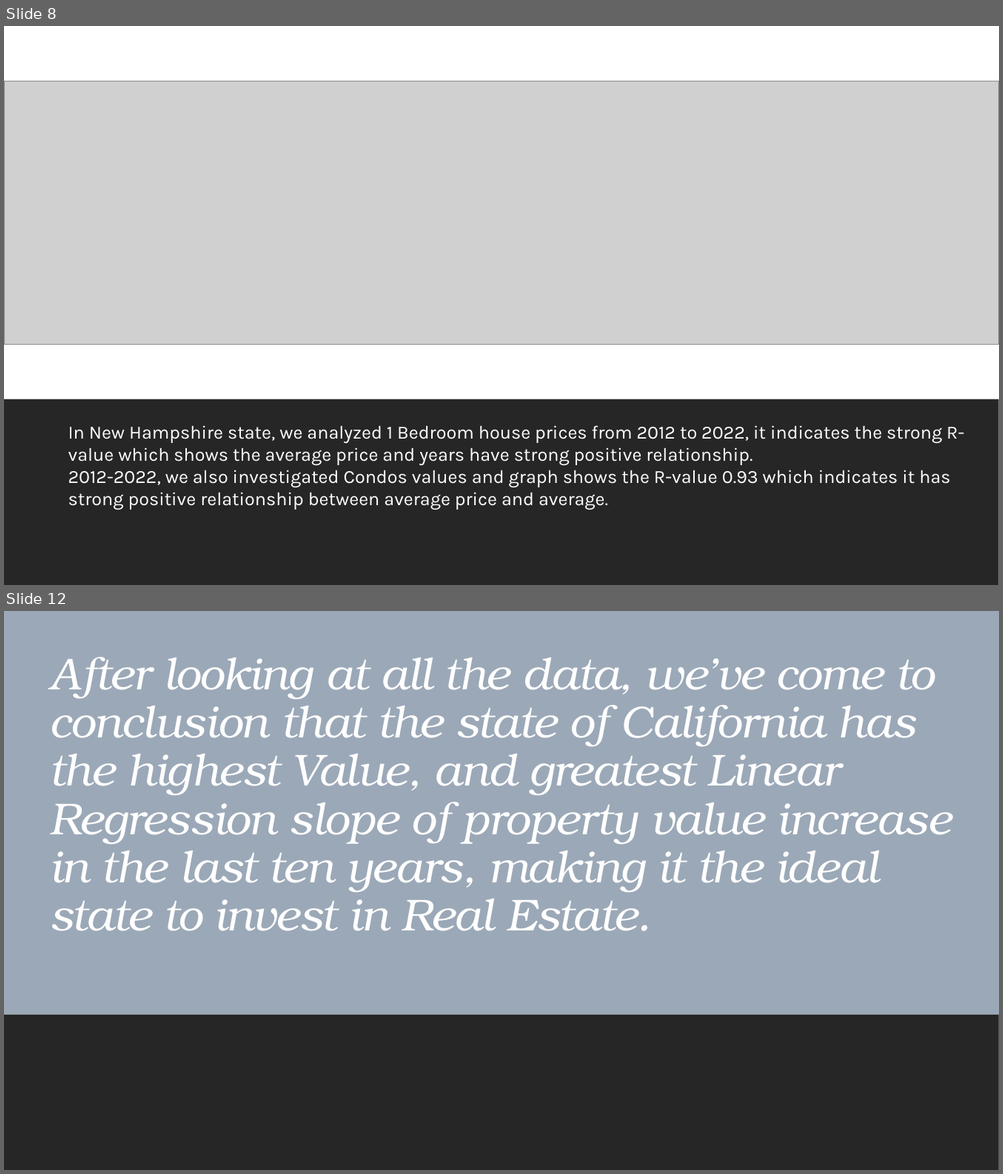
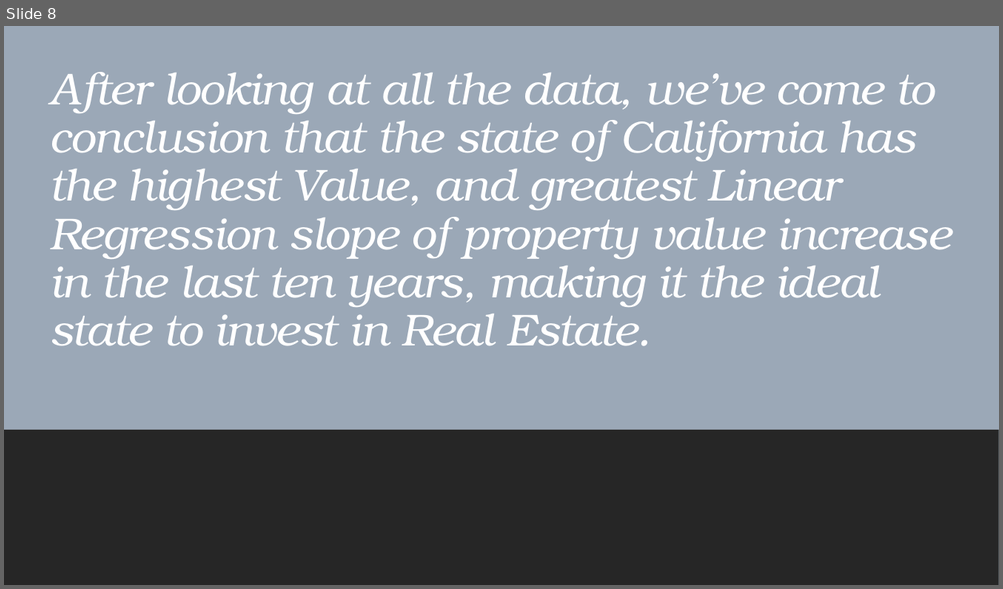
Before and after one commit to Arnawutu/Project1Group10, a slide deck: Main_Data/Nasdaq Real Estate Data Cleaning.pptx. Shown one above the other, each under a label of ours: slides 8 and 12 before the commit, slide 8 after it; the slides between them are not shown. The pictures are 1003x1174 and 1003x589 pixels, drawn with LibreOffice and Linux fonts; fonts in the diff are those of the drawing; grey boxes stand for pictures. Boxes give left, top, right and bottom in pixels: in the first picture for what was removed or moved away, otherwise in the second. Text is boxed around its words. In the diff, an @@ line names an element or a change of style, - is before the commit and + after.

Commit message:
PPt Updated

```diff
--- a/Main_Data/Nasdaq Real Estate Data Cleaning.pptx
+++ b/Main_Data/Nasdaq Real Estate Data Cleaning.pptx
@@ slide 8 removed at [4,26,999,585], background #FFFFFF @@
@@ picture removed at [4,82,999,345] @@
@@ rectangle removed at [4,400,999,585] @@
@@ text removed at [68,426,964,510] @@
-In New Hampshire state, we analyzed 1 Bedroom house prices from 2012 to 2022, it indicates the strong R-value which shows the average price and years have strong positive relationship.
-2012-2022, we also investigated Condos values and graph shows the R-value 0.93 which indicates it has strong positive relationship between average price and average.
@@ what was slide 12 is now slide 8 @@
```
Also in this commit, not shown: 4 slides added, 3 other slides removed, 1 other file.
